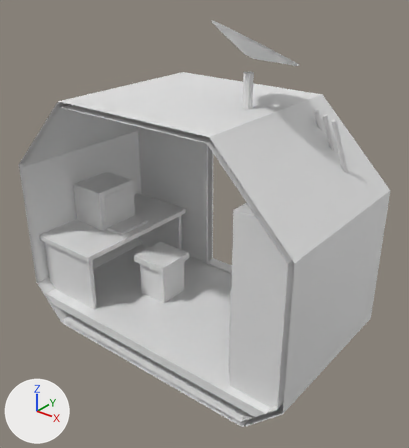
The glTF model space/src/main/resources/assets/jsspace/jsmodels/ship/small_computing.gltf, before and after one commit.
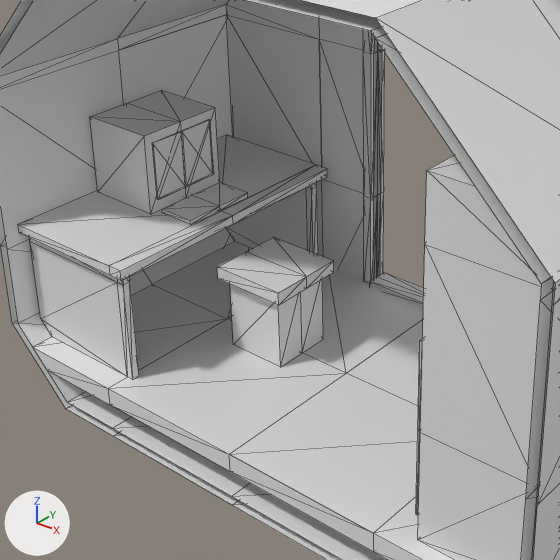
Old and new are each drawn whole from a 50 mm lens placed at (3.86, -5.64, 4.43), pointed at (0.18, -1.03, 1.57) and again close up on the part from 7% to 73% of the width and 29% to 88% of the height. Lighting does not change. The marker at lower left points along +X, +Y and +Z. The first two pictures are the older version. The close-ups show mesh edges as thin lines. Vertices at exactly the same position are counted once.

The first close-up shows 'c_-1_0_0', 'c_-1_0_1', 'c_-1_1_0', 'c_-2_0_0', 'c_-2_0_1', 'c_-2_1_0', 'c_-2_1_1', 'c_-2_2_1', 'c_0_0_1', 'c_1_0_1', 'c_1_1_1', 'c_1_2_1' and 5 more.
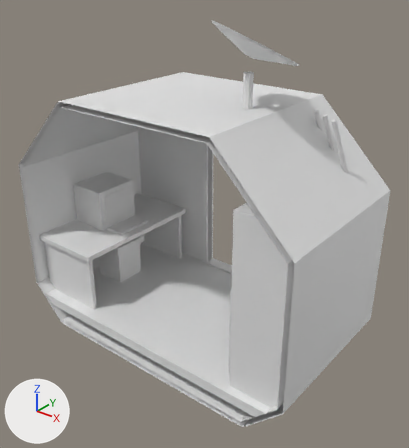
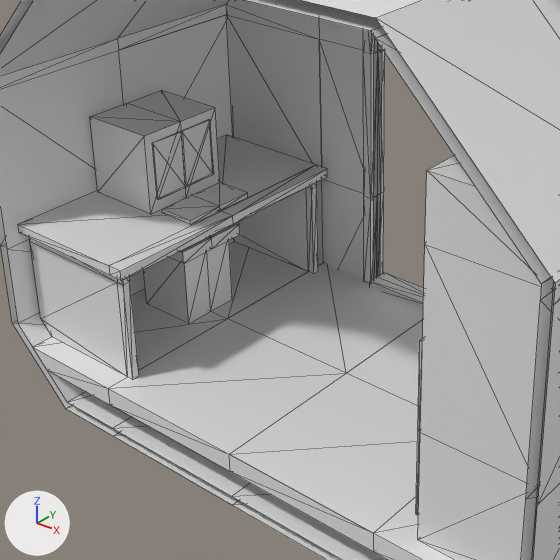
Location of each change, (x1, y1, x2, y2) in pixels of the close-ups (560 x 560 px):
'c_-1_0_1', reshaped (10% shorter)
    before: (108, 252, 345, 505)
    after: (108, 277, 345, 505)
'c_-2_0_1', reshaped
    before: (1, 239, 227, 436)
    after: (1, 237, 227, 436)
part 1 of me_c__2_0_0, added
    after: (207, 223, 240, 311)
part 2 of me_c__2_0_1, added
    after: (144, 237, 212, 324)
part 3 of me_c__1_0_0, deleted
    before: (247, 237, 334, 288)
part 4 of me_c__1_0_0, deleted
    before: (301, 280, 323, 353)
part 5 of me_c__1_0_1, deleted
    before: (230, 284, 302, 367)
part 6 of me_c__1_0_1, deleted
    before: (217, 252, 307, 305)

What the commit changed:
me_c__2_0_0 is used by ob_c__2_0_0; location (0.0, 0.0, 0.0).
me_c__2_0_0 had 44 vertices, 50 faces and spanned x -1.9..-1.0, y -1.0..0.04, z 0.0..1.0.
me_c__2_0_0 now has 60 vertices, 70 faces and spans x -1.9..-1.0, y -1.0..0.04, z 0.0..1.0.
Part 1, on me_c__2_0_0:
16 vertices are added at x -1.6..-1.1, y -1.0..-0.75, z 0.35..0.91.
20 new faces join them.
me_c__2_0_1 is used by ob_c__2_0_1; location (0.0, 0.0, 0.0).
me_c__2_0_1 had 34 vertices, 32 faces and spanned x -1.9..-1.0, y -2.0..-1.0, z 0.0..1.0.
me_c__2_0_1 now has 50 vertices, 52 faces and spans x -1.9..-1.0, y -2.0..-1.0, z 0.0..1.0.
Part 2, on me_c__2_0_1:
16 vertices are added at x -1.6..-1.1, y -1.25..-1.0, z 0.35..0.91.
20 new faces join them.
me_c__1_0_0 is used by ob_c__1_0_0; location (0.0, 0.0, 0.0).
me_c__1_0_0 had 75 vertices, 82 faces and spanned x -1.0..0.0, y -1.0..0.08, z 0.0..1.0.
me_c__1_0_0 now has 59 vertices, 62 faces and spans x -1.0..0.0, y -1.0..0.08, z 0.0..1.0.
me_c__1_0_0 part 3: the loose piece of 8 vertices spanning x -0.8..-0.3, y -1.0..-0.75, z 0.83..0.91 is deleted.
me_c__1_0_0 part 4: the loose piece of 8 vertices spanning x -0.75..-0.35, y -1.0..-0.8, z 0.35..0.83 is deleted.
me_c__1_0_1 is used by ob_c__1_0_1; location (0.0, 0.0, 0.0).
me_c__1_0_1 had 44 vertices, 40 faces and spanned x -1.0..0.0, y -2.0..-1.0, z 0.0..1.07.
me_c__1_0_1 now has 28 vertices, 20 faces and spans x -1.0..0.0, y -2.0..-1.0, z 0.0..1.07.
me_c__1_0_1 part 5: the loose piece of 8 vertices spanning x -0.75..-0.35, y -1.2..-1.0, z 0.35..0.83 is deleted.
me_c__1_0_1 part 6: the loose piece of 8 vertices spanning x -0.8..-0.3, y -1.25..-1.0, z 0.83..0.91 is deleted.
